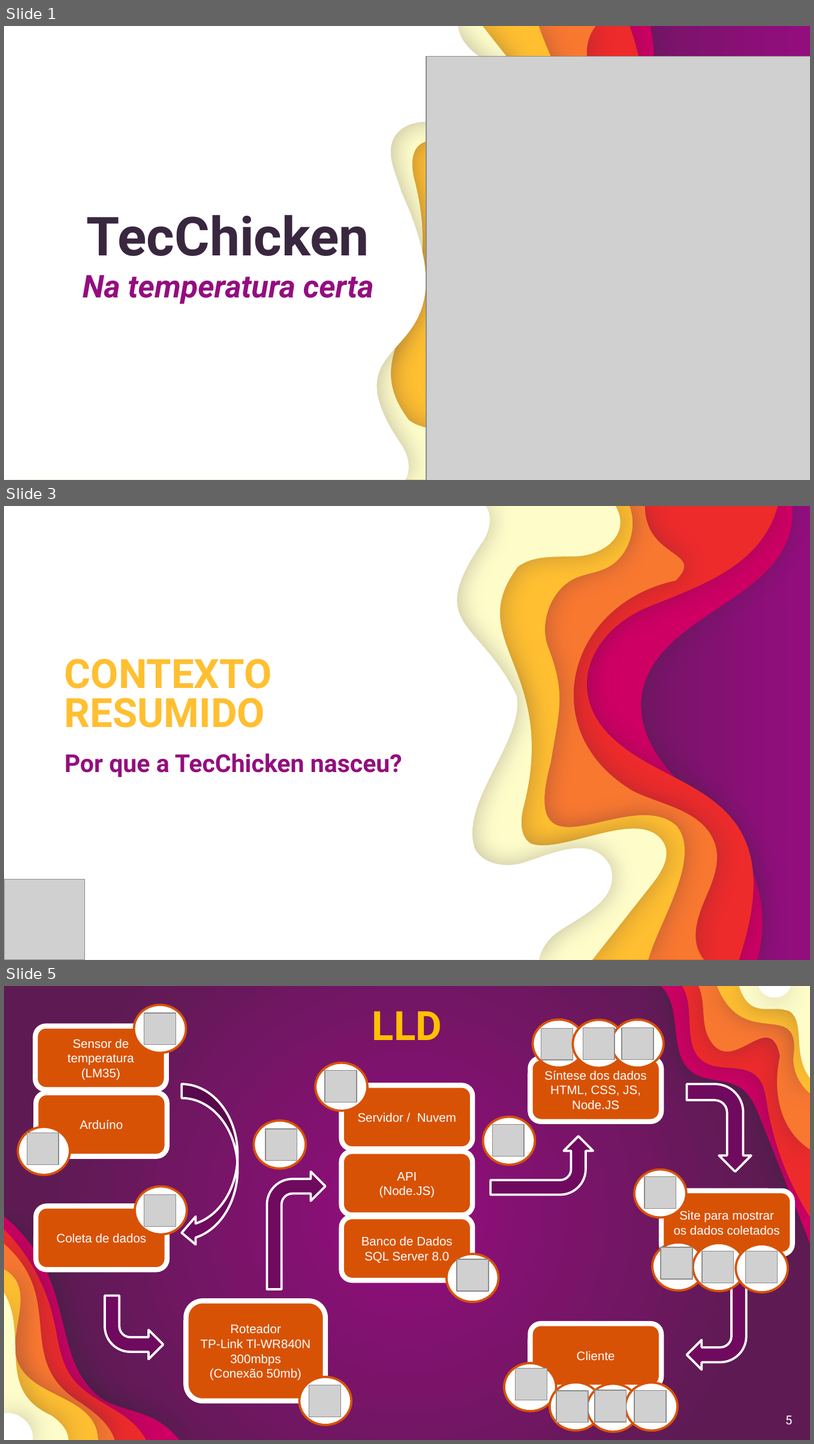
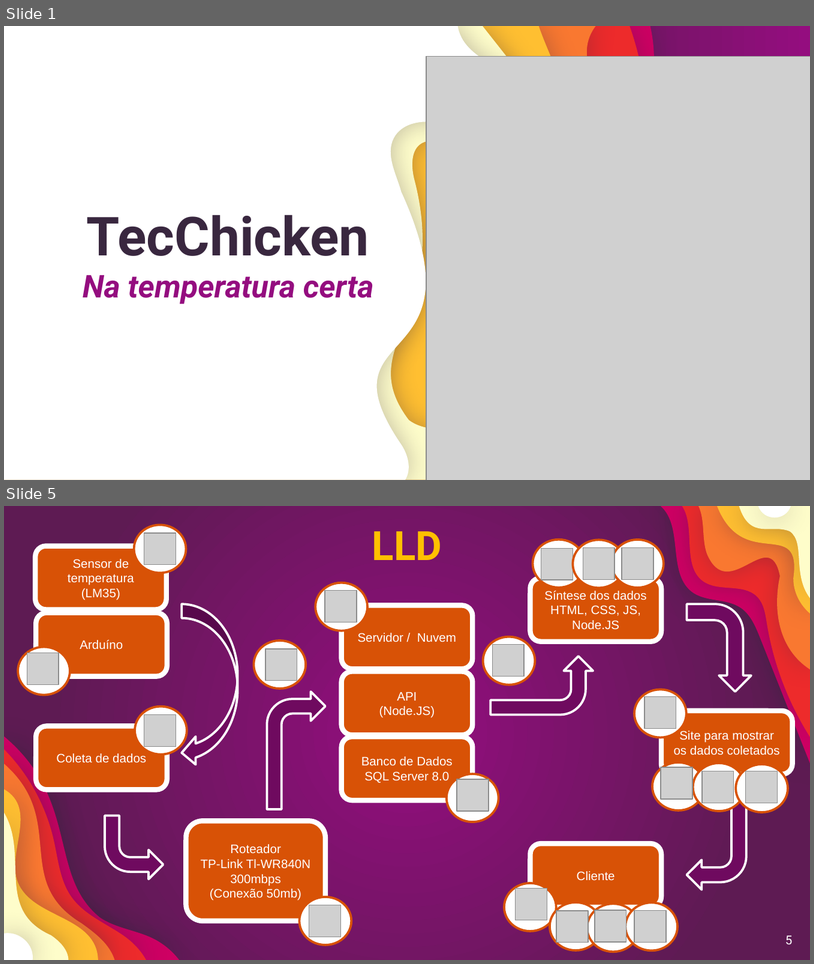
Before and after one commit to GustavoQuaresma/TECCHICKEN-DOCUMENTACAO, a slide deck: SPRINT2/slide pi - Copia.pptx. Shown one above the other, each under a label of ours: slides 1, 3 and 5 before the commit, slides 1 and 5 after it; the slides between them are not shown. The pictures are 814x1444 and 814x964 pixels, drawn with LibreOffice and Linux fonts; fonts in the diff are those of the drawing; grey boxes stand for pictures. Boxes give left, top, right and bottom in pixels: in the first picture for what was removed or moved away, otherwise in the second. Text is boxed around its words. In the diff, an @@ line names an element or a change of style, - is before the commit and + after.

```diff
--- a/SPRINT2/slide pi - Copia.pptx
+++ b/SPRINT2/slide pi - Copia.pptx
@@ slide 3 removed at (4,506,810,960), background gradient #940D7F to #5E1B53 @@
@@ group removed at (4,506,792,959): 6 freeform shapes @@
@@ title removed at (65,658,272,727) @@
-CONTEXTO RESUMIDO
@@ subtitle removed at (65,753,402,777) @@
-Por que a TecChicken nasceu?
@@ picture removed at (4,879,84,960) @@
```
Also in this commit, not shown: 4 slides changed, 2 slides added, 2 other slides removed.
